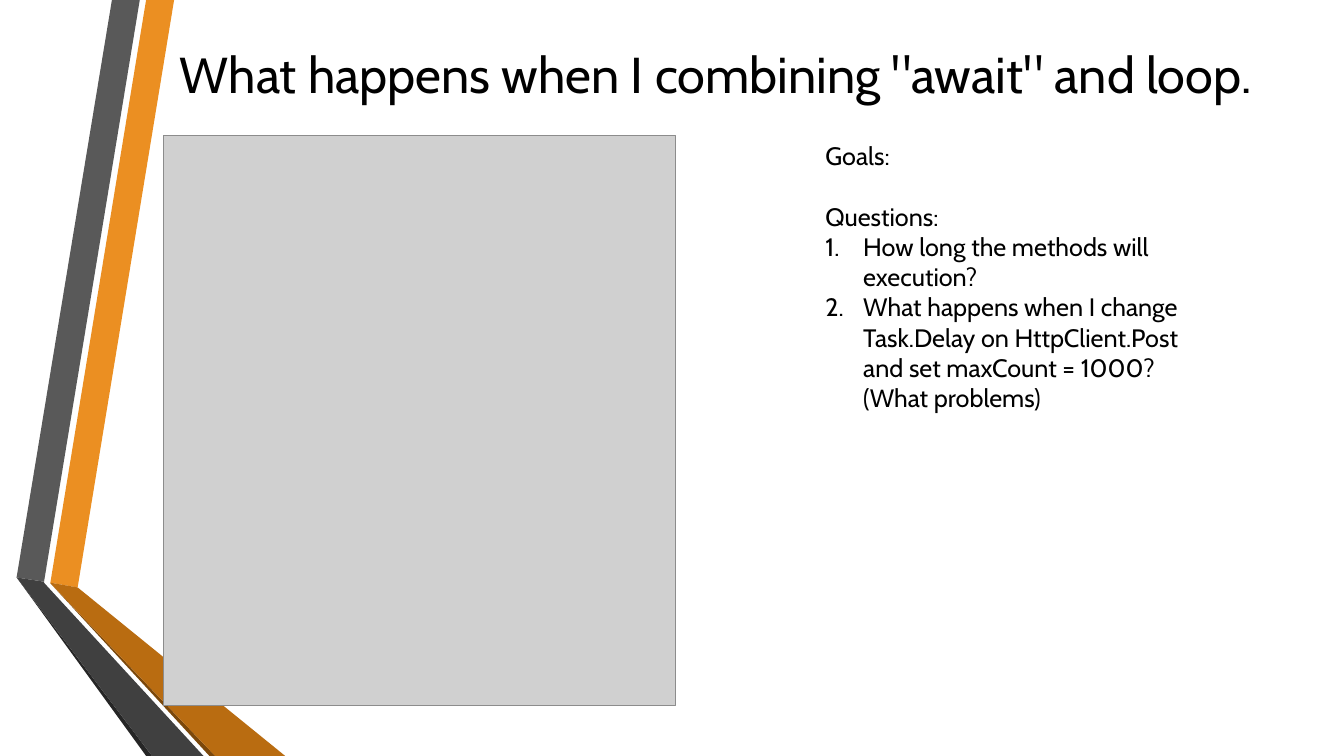
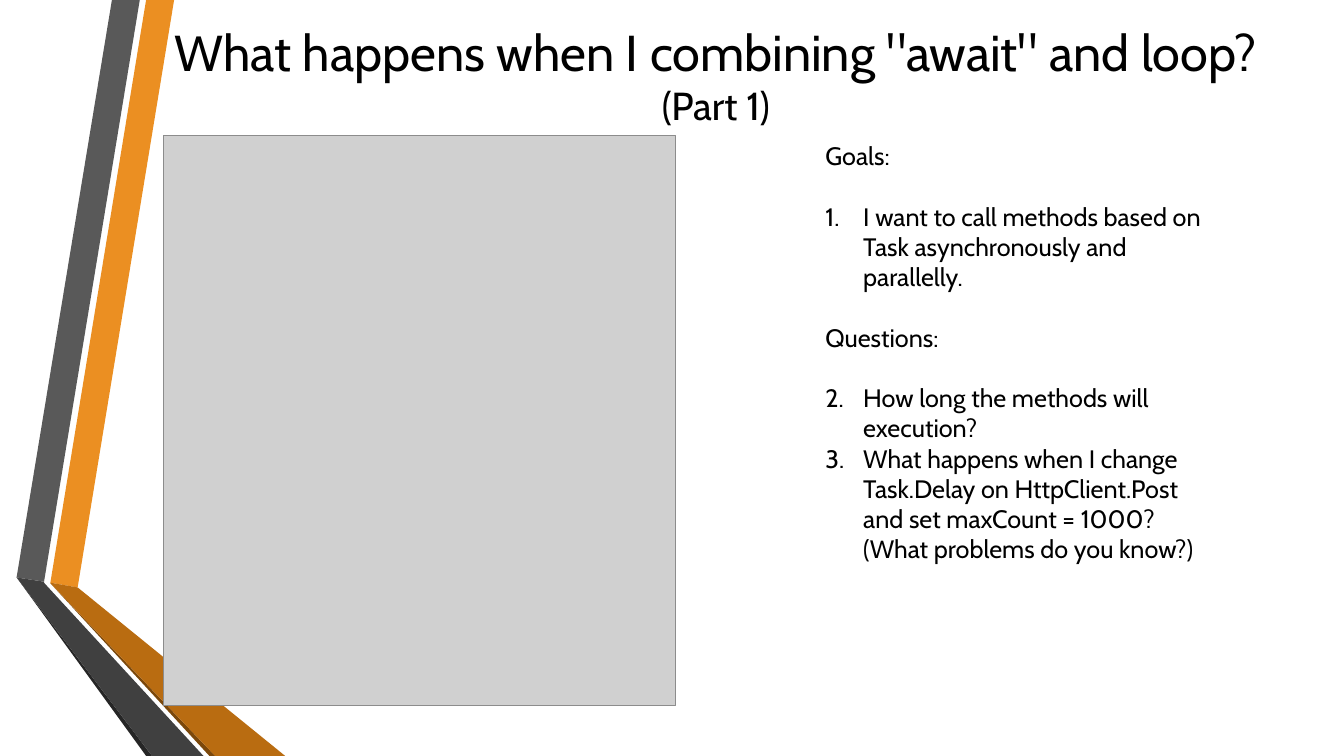
Before and after one commit to sflusov/AsyncAwaitPitfalls, a slide deck: slide 16 of Async Await and their pitfalls.pptx (slide 13 before the commit). Drawn at 1344x756 pixels with LibreOffice and Linux fonts; fonts in the diff are those of the drawing; grey boxes stand for pictures; background and template pictures are left out. Boxes give left, top, right and bottom in pixels: in the first picture for what was removed or moved away, otherwise in the second. Text is boxed around its words. In the diff, an @@ line names an element or a change of style, - is before the commit and + after.

Commit message:
Async Await working with lock

```diff
--- a/Async Await and their pitfalls.pptx
+++ b/Async Await and their pitfalls.pptx
@@ title at bbox=[175, 33, 1257, 126]: text changed @@
-What happens when I combining "await" and loop.
+What happens when I combining "await" and loop? (Part 1)
@@ text at bbox=[863, 207, 1201, 292]: paragraph added @@
+1. I want to call methods based on Task asynchronously and parallelly.
@@ text at bbox=[863, 449, 1193, 564]: text changed @@
-2. What happens when I change Task.Delay on HttpClient.Post and set maxCount = 1000? (What problems)
+2. What happens when I change Task.Delay on HttpClient.Post and set maxCount = 1000? (What problems do you know?)
```
Also in this commit, not shown: 2 other slides changed, 6 slides added, 1 slide removed, 4 other files.
